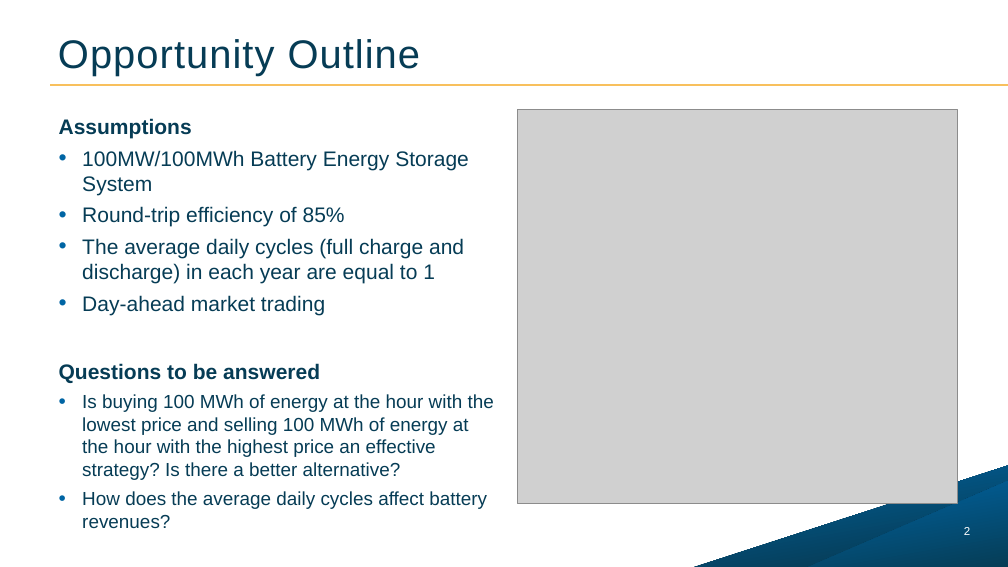
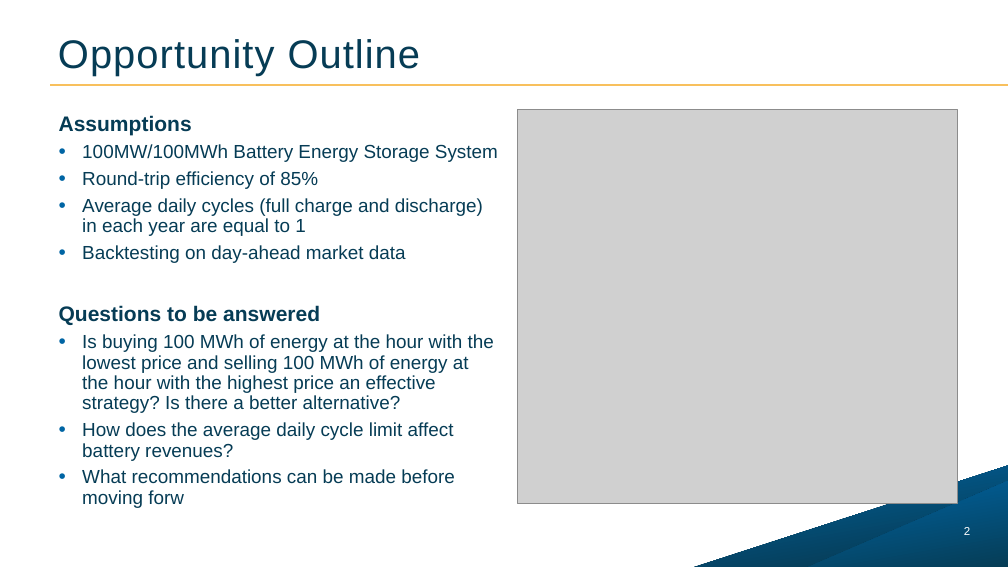
Before and after one commit to obedsimsamrc/zenobe_coding_interview, a slide deck: slide 2 of 100MWh Battery Presentation.pptx. Drawn at 1008x567 pixels with LibreOffice and Linux fonts; fonts in the diff are those of the drawing; grey boxes stand for pictures; background and template pictures are left out. Boxes give left, top, right and bottom in pixels: in the first picture for what was removed or moved away, otherwise in the second. Text is boxed around its words. In the diff, an @@ line names an element or a change of style, - is before the commit and + after.

```diff
--- a/100MWh Battery Presentation.pptx
+++ b/100MWh Battery Presentation.pptx
@@ text at bbox=[59, 115, 498, 413]: size 20 to 18 pt in "100MW/100MWh Battery Energy Storage System", "Round-trip efficiency of 85%"; line spacing 1 to 0.9 @@
@@ text at bbox=[82, 198, 483, 263]: text changed; size 20 to 18 pt @@
-• The average daily cycles (full charge and discharge) in each year are equal to 1
-• Day-ahead market trading
+• Average daily cycles (full charge and discharge) in each year are equal to 1
+• Backtesting on day-ahead market data
@@ text at bbox=[82, 422, 455, 508]: text changed @@
-• How does the average daily cycles affect battery revenues?
+• How does the average daily cycle limit affect battery revenues?
+• What recommendations can be made before moving forw
```
Also in this commit, not shown: 5 other slides changed, 16 other files.
